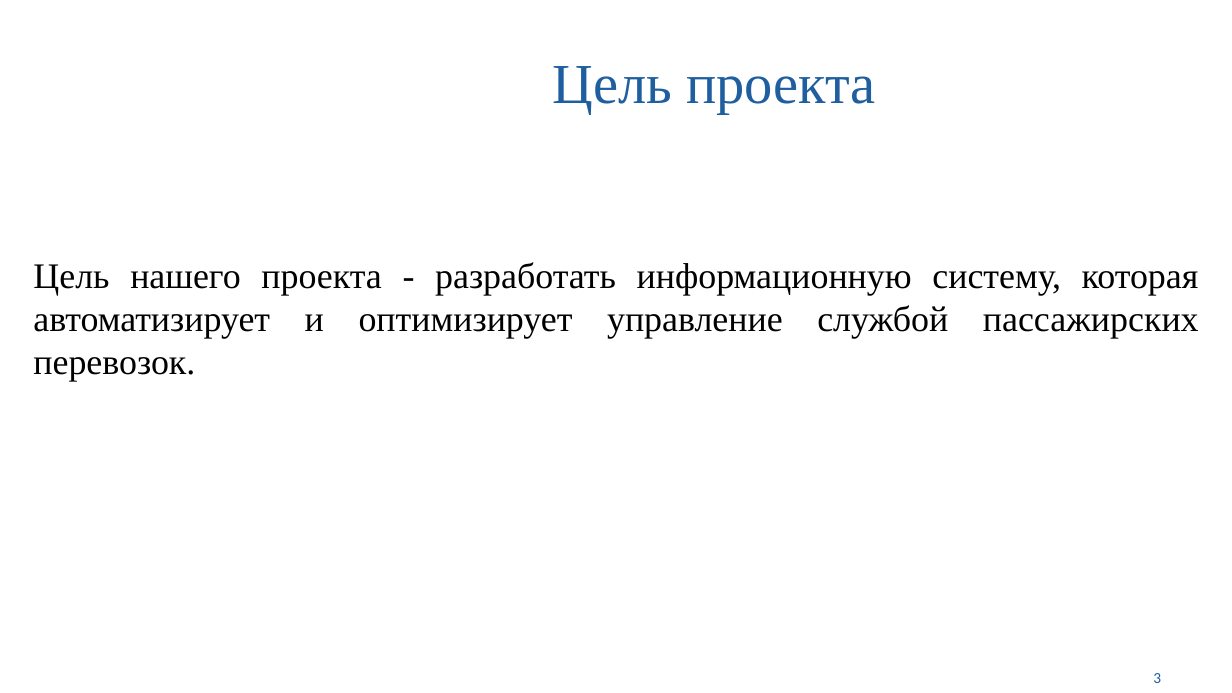
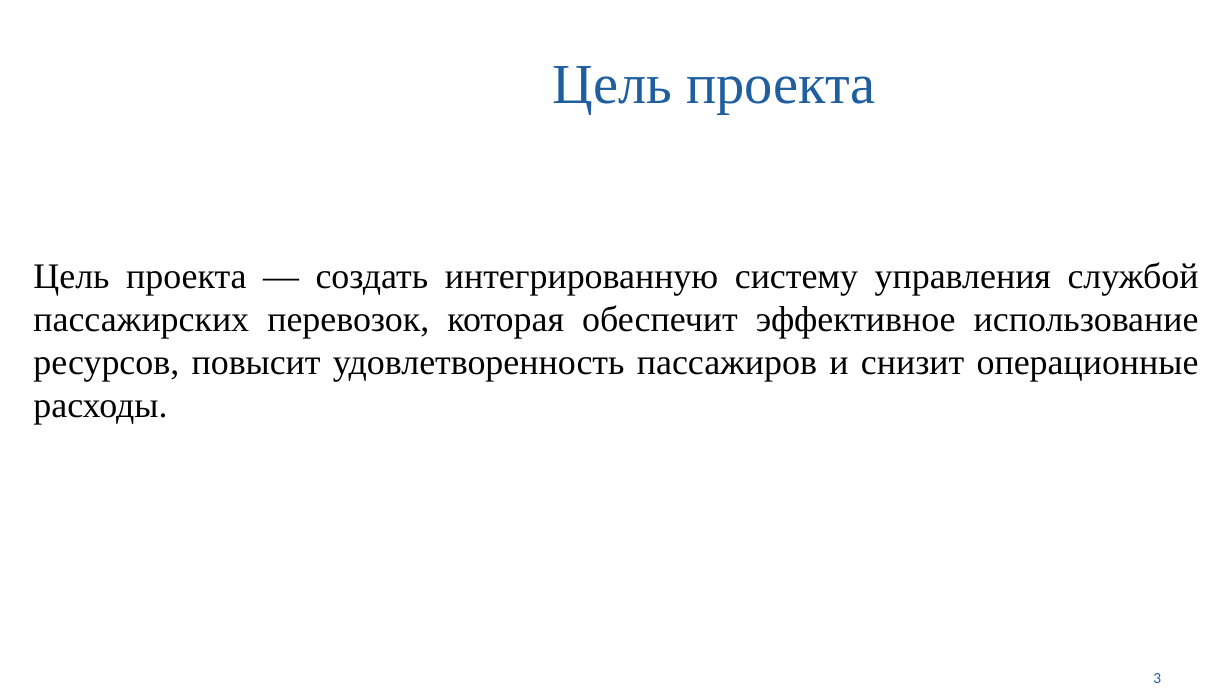
Before and after one commit to TwilightMaxim/course, a slide deck: slide 3 of Docs/Презентация.pptx. Drawn at 1232x693 pixels with LibreOffice and Linux fonts; fonts in the diff are those of the drawing; background and template pictures are left out. Boxes give left, top, right and bottom in pixels: in the first picture for what was removed or moved away, otherwise in the second. Text is boxed around its words. In the diff, an @@ line names an element or a change of style, - is before the commit and + after.

```diff
--- a/Docs/Презентация.pptx
+++ b/Docs/Презентация.pptx
@@ text at (33,262,1199,425): text changed @@
-Цель нашего проекта - разработать информационную систему, которая автоматизирует и оптимизирует управление службой пассажирских перевозок.
+Цель проекта — создать интегрированную систему управления службой пассажирских перевозок, которая обеспечит эффективное использование ресурсов, повысит удовлетворенность пассажиров и снизит операционные расходы.
```
Also in this commit, not shown: 2 other slides changed, 1 other file.
